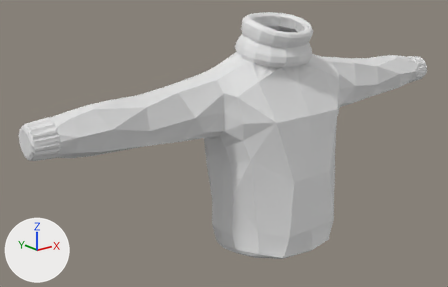
One commit to the FBX model imported-body/assets/m-turtleneck.fbx: the scene before it, then after it.
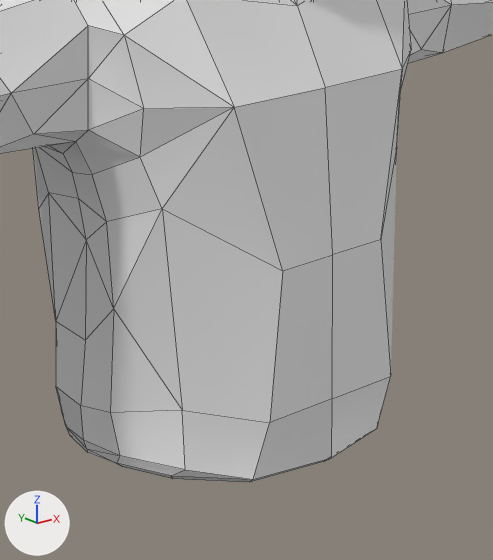
There are two pictures of each version: one whole from a camera (50 mm lens) standing at (-0.825, -0.864, 0.614) and looking at (-0.083, 0.063, 0.244), one close up on the part from 43% to 83% of the width and 29% to 100% of the height. Every picture has the same lights, and +X, +Y and +Z are marked at lower left. The last two pictures show the newer version. The close-ups show mesh edges as thin lines.

In view in the first close-up: 'a69772cf_a3e2_4bbd_a095_176a36f4cb80'.
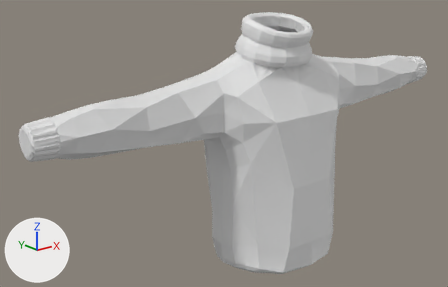
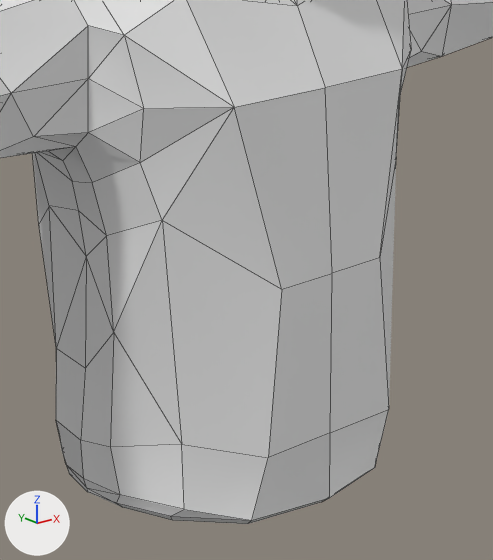
Pixel boxes [x1, y1, x2, y2] of what changed, in the close-ups (493 x 560 px; the box of a moved part takes in the faces that stretch with it):
'a69772cf_a3e2_4bbd_a095_176a36f4cb80', reshaped: before [0, 0, 493, 482]; after [0, 0, 493, 524]
part 1 of me_a69772cf_a3e2_4bbd_a095_176a36f4cb80, moved or reshaped: before [0, 2, 493, 482]; after [0, 2, 493, 524]

What the commit changed:
me_a69772cf_a3e2_4bbd_a095_176a36f4cb80 is used by ob_a69772cf_a3e2_4bbd_a095_176a36f4cb80; location (0.0, 0.0, 0.0).
me_a69772cf_a3e2_4bbd_a095_176a36f4cb80 had 712 vertices, 828 faces and spanned x -0.5..0.5, y -0.111..0.111, z 0.042..0.496.
me_a69772cf_a3e2_4bbd_a095_176a36f4cb80 now has 712 vertices, 828 faces and spans x -0.5..0.5, y -0.111..0.111, z 0.009..0.496.
me_a69772cf_a3e2_4bbd_a095_176a36f4cb80 part 1: all 177 vertices in x -0.497..0.497, y -0.111..0.111, z 0.042..0.309 are scaled about their middle by (1, 1, 1.12), then moved by (0.0, 0.0, -0.017).
